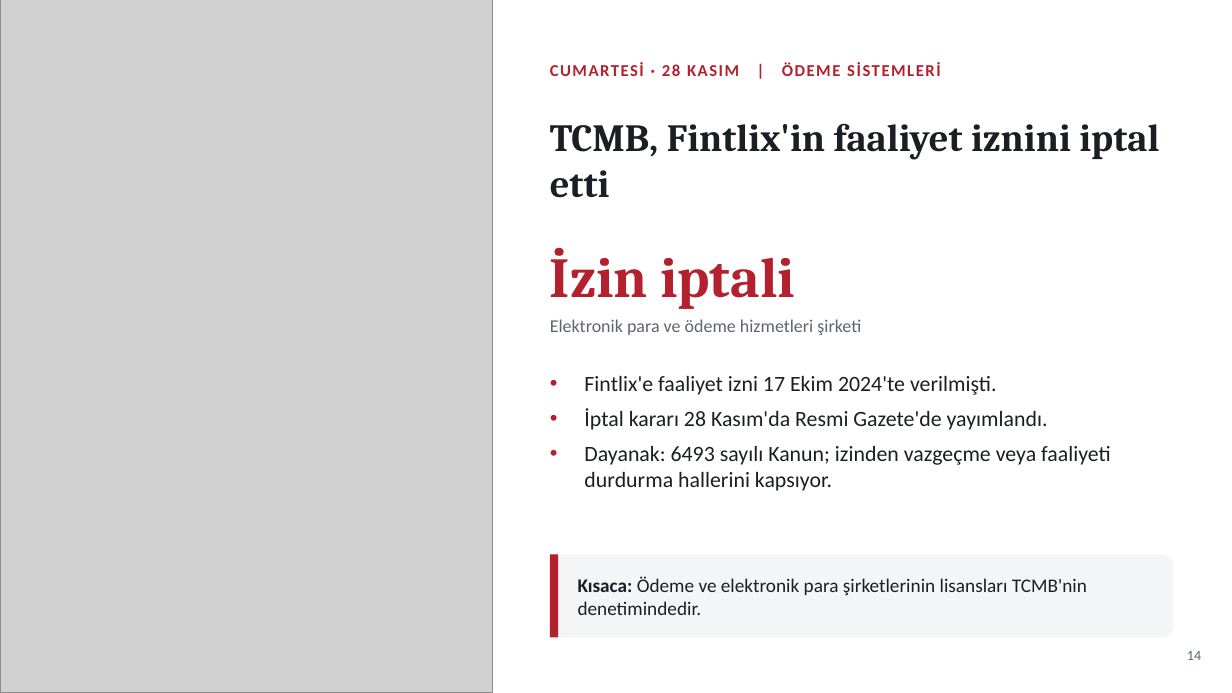
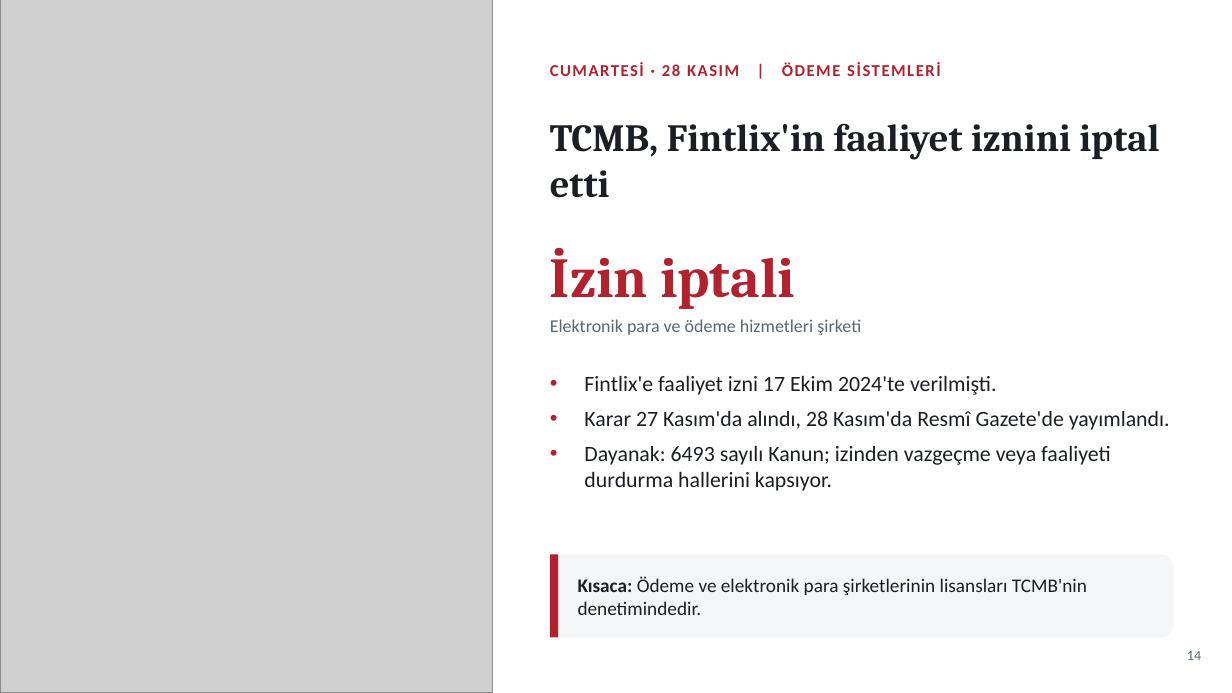
Before and after one commit to likyastudio/ikya-studios-ad, a slide deck: slide 14 of sunum/Haftalik_Ekonomi_Gundemi_Sade.pptx. Drawn at 1232x693 pixels with LibreOffice and Linux fonts; fonts in the diff are those of the drawing; grey boxes stand for pictures. Boxes give left, top, right and bottom in pixels: in the first picture for what was removed or moved away, otherwise in the second. Text is boxed around its words. In the diff, an @@ line names an element or a change of style, - is before the commit and + after.

```diff
--- a/sunum/Haftalik_Ekonomi_Gundemi_Sade.pptx
+++ b/sunum/Haftalik_Ekonomi_Gundemi_Sade.pptx
@@ text at [584,411,1170,430]: text changed @@
-• İptal kararı 28 Kasım'da Resmi Gazete'de yayımlandı.
+• Karar 27 Kasım'da alındı, 28 Kasım'da Resmî Gazete'de yayımlandı.
```
Also in this commit, not shown: 5 other slides changed.
